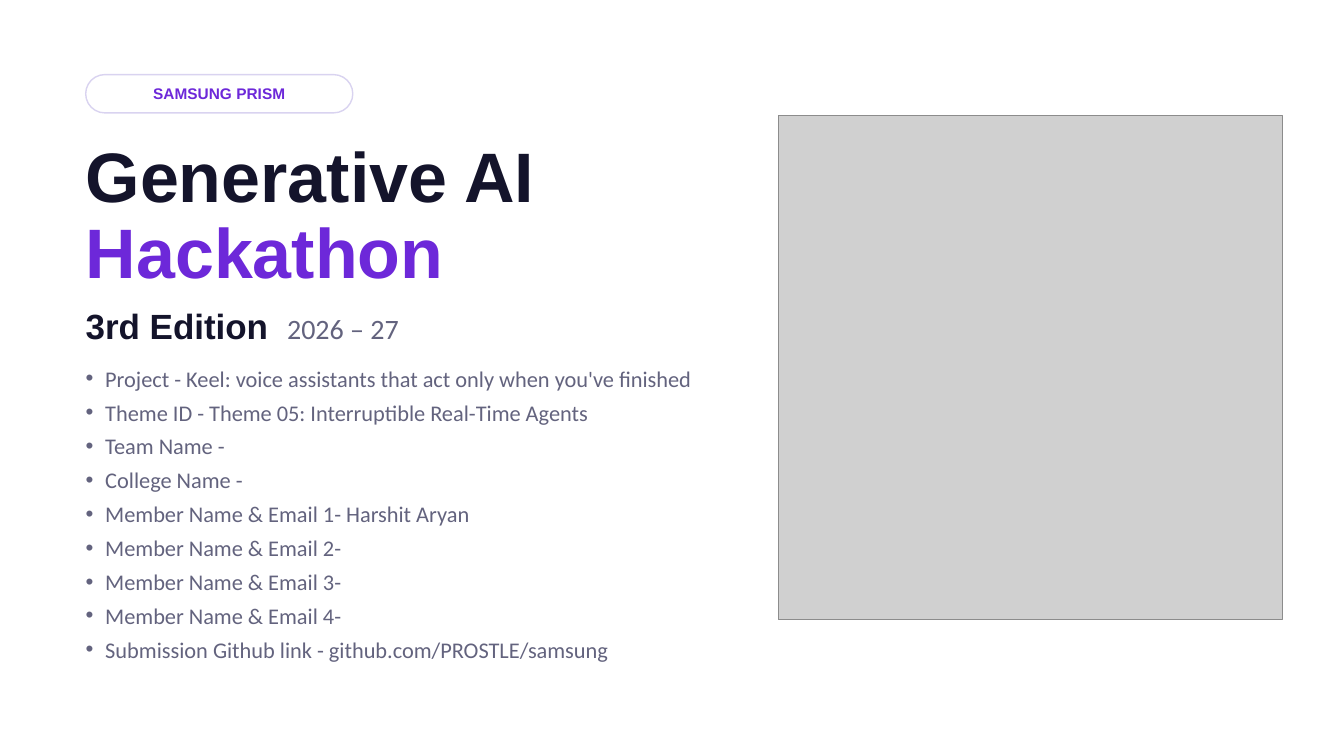
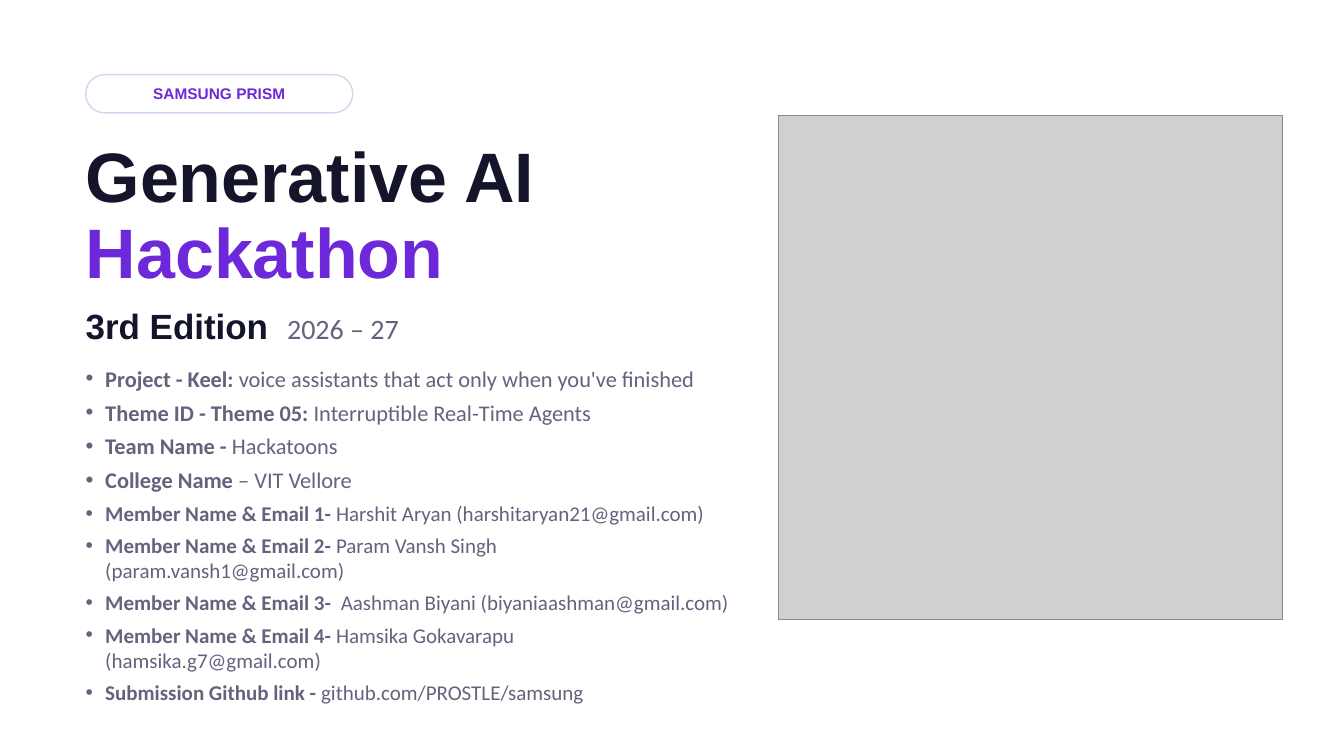
Before and after one commit to PROSTLE/samsung, a slide deck: slide 1 of Keel_Theme05_PRISM.pptx. Drawn at 1344x756 pixels with LibreOffice and Linux fonts; fonts in the diff are those of the drawing; grey boxes stand for pictures. Boxes give left, top, right and bottom in pixels: in the first picture for what was removed or moved away, otherwise in the second. Text is boxed around its words. In the diff, an @@ line names an element or a change of style, - is before the commit and + after.

```diff
--- a/Keel_Theme05_PRISM.pptx
+++ b/Keel_Theme05_PRISM.pptx
@@ text at (105, 371, 694, 704): bold on in "Project - Keel:", "Theme ID - Theme 05:", "Submission Github link -"; size 16 to 15 pt in "Submission Github link - github.com/PROSTLE/samsung" @@
@@ text at (105, 438, 729, 672): text changed; size 16 to 15 pt @@
-• Team Name -
-• College Name -
-• Member Name & Email 1- Harshit Aryan
-• Member Name & Email 2-
-• Member Name & Email 3-
-• Member Name & Email 4-
+• Team Name - Hackatoons
+• College Name – VIT Vellore
+• Member Name & Email 1- Harshit Aryan (harshitaryan21@gmail.com)
+• Member Name & Email 2- Param Vansh Singh (param.vansh1@gmail.com)
+• Member Name & Email 3- Aashman Biyani (biyaniaashman@gmail.com)
+• Member Name & Email 4- Hamsika Gokavarapu (hamsika.g7@gmail.com)
```
Also in this commit, not shown: 2 other slides changed, 2 other files.
